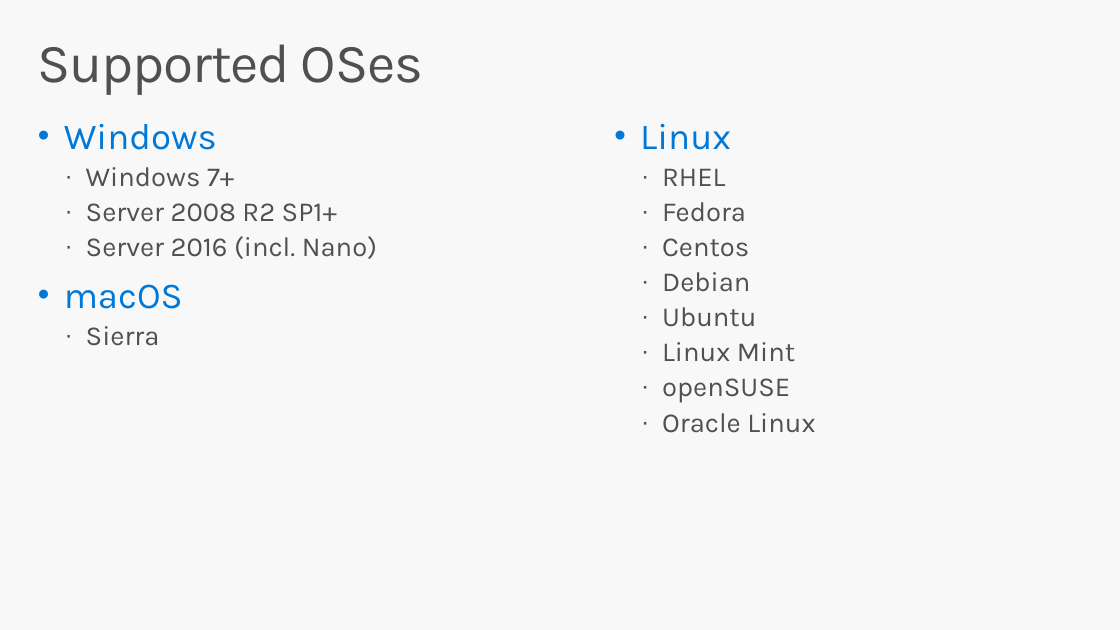
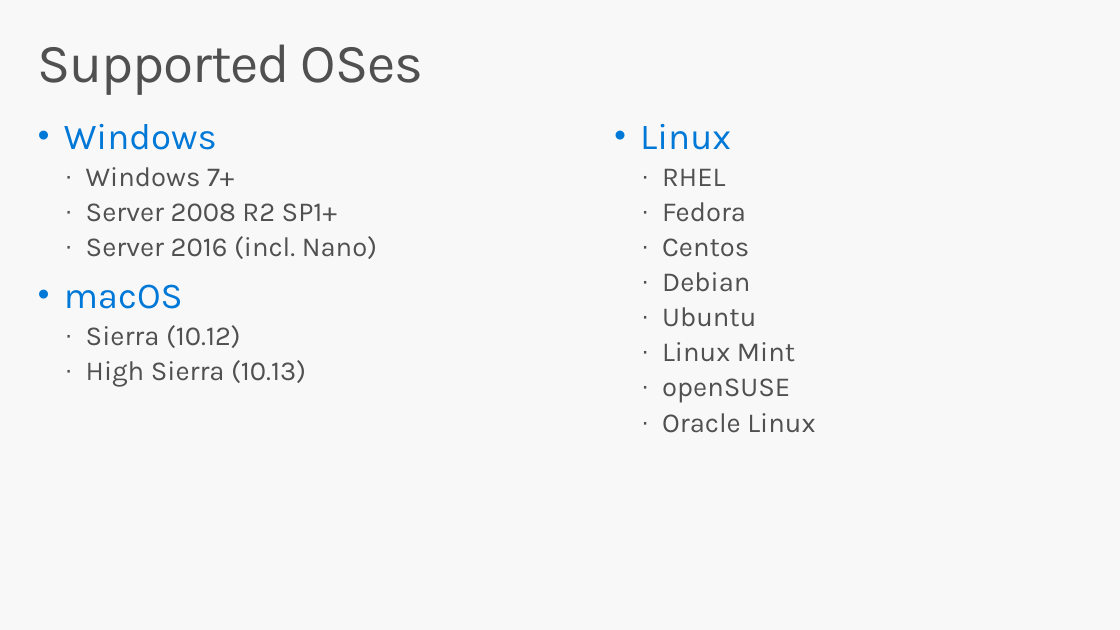
Before and after one commit to dotnet-presentations/dotnetcore-workshop, a slide deck: slide 17 of 1-Overview-Tools-Acquisition/netcore-workshop-overview-tools.pptx (slide 21 before the commit). Drawn at 1120x630 pixels with LibreOffice and Linux fonts; fonts in the diff are those of the drawing; background and template pictures are left out. Boxes give left, top, right and bottom in pixels: in the first picture for what was removed or moved away, otherwise in the second. Text is boxed around its words. In the diff, an @@ line names an element or a change of style, - is before the commit and + after.

```diff
--- a/1-Overview-Tools-Acquisition/netcore-workshop-overview-tools.pptx
+++ b/1-Overview-Tools-Acquisition/netcore-workshop-overview-tools.pptx
@@ text at box(86, 325, 306, 387): text changed @@
-  · Sierra
+  · Sierra (10.12)
+  · High Sierra (10.13)
```
Also in this commit, not shown: 8 other slides changed, 6 slides removed, 1 other file.
